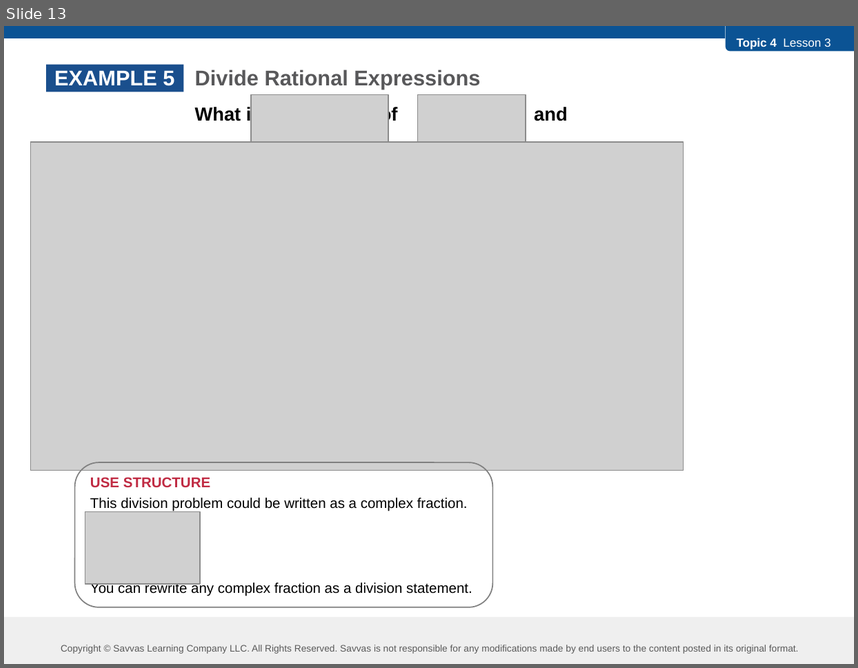
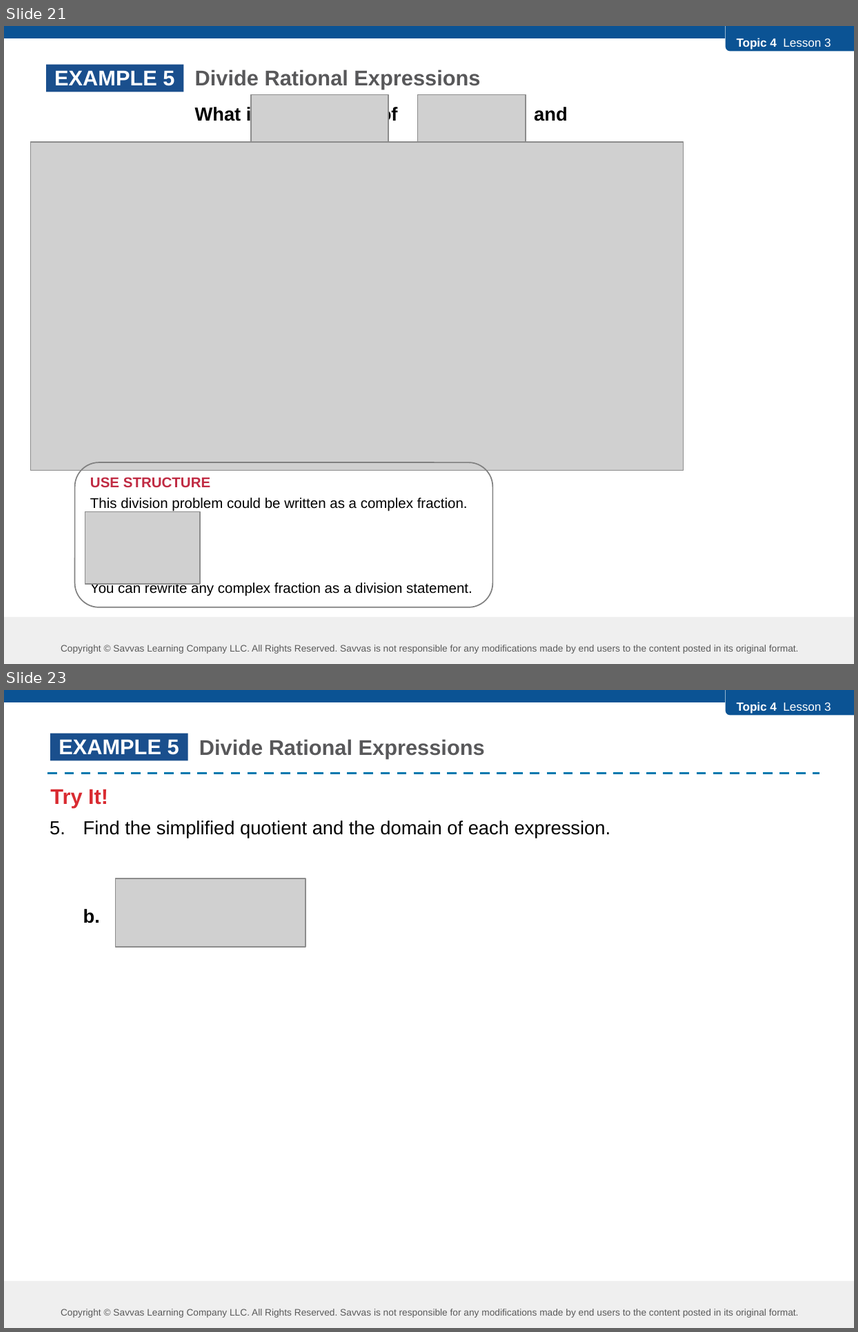
Before and after one commit to robjohncolson/feb25-25, a slide deck: L4-3.pptx. Shown one above the other, each under a label of ours: slide 13 before the commit, slides 21 and 23 after it; the slides between them are not shown. The pictures are 858x668 and 858x1332 pixels, drawn with LibreOffice and Linux fonts; fonts in the diff are those of the drawing; grey boxes stand for pictures. Boxes give left, top, right and bottom in pixels: in the first picture for what was removed or moved away, otherwise in the second. Text is boxed around its words. In the diff, an @@ line names an element or a change of style, - is before the commit and + after.

```diff
--- a/L4-3.pptx
+++ b/L4-3.pptx
@@ slide 23 added at <box>4,690,854,1328</box>, background #FFFFFF; not listed: 5 template elements that a slide beside it also shows @@
@@ text added at <box>50,739,611,923</box>, 16 pt, text #000000 @@
+Divide Rational Expressions
+Try It!
+5. Find the simplified quotient and the domain of each expression.
+b.
@@ rectangle added at <box>50,733,188,760</box>, fill #1A4F8D, 18 pt, text #FFFFFF, bold @@
+EXAMPLE 5
@@ line added from (47, 773) to (820, 773), #0078AE 2 pt dashed @@
@@ picture added at <box>115,879,306,947</box> @@
@@ what was slide 13 is now slide 21 @@
```
Also in this commit, not shown: 8 slides changed, 8 other slides added, 2 slides removed, 7 other files.
